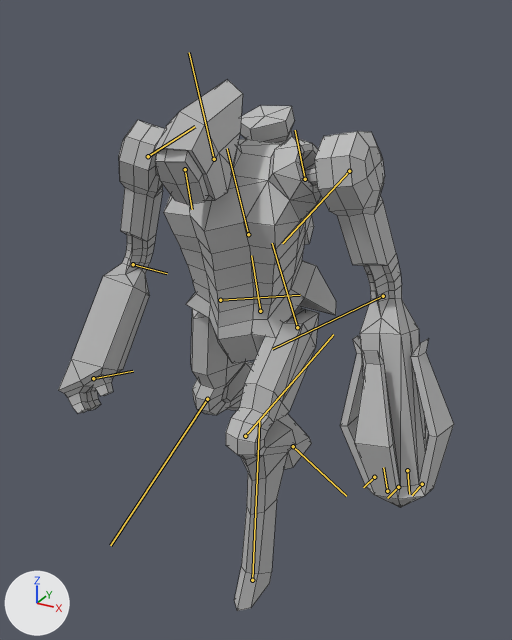
Renders of the FBX model Assets/Units/Archer/Archer.fbx from each side of a commit.
Rendered twice from a camera (50 mm lens) standing at (0.841, -1.571, 1.494) and looking at (-0.023, 0.001, 0.708). Every picture has the same lights, and +X, +Y and +Z are marked at lower left. Both versions are drawn at the pose saved in each file; the numbers are the values there. The bones that bend it are drawn over the model as lines. Mesh edges are drawn as thin lines.

The first picture shows 'Archer:Archer'.
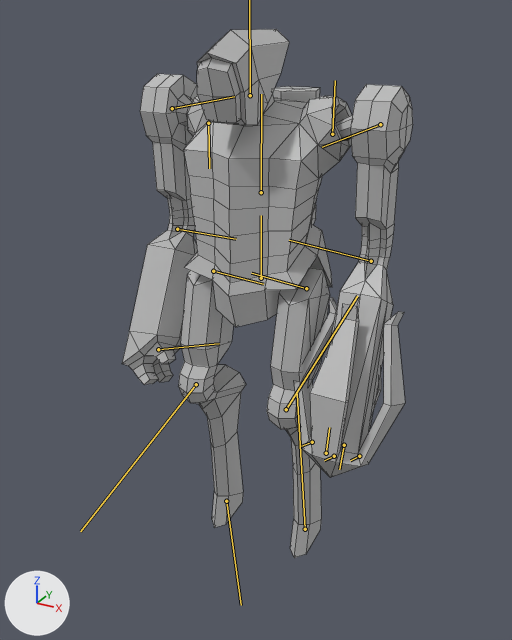
Boxes (x1, y1, x2, y2) around the edits, measured in the pictures (512 x 640 px):
'Archer:Archer', posed (26% narrower): before (58, 80, 454, 611); after (122, 29, 413, 558)
bone 'Archer:Hips_Skel', root to tip: before (260, 311) to (251, 255); after (261, 278) to (261, 215)
bone 'Archer:RightUpperLeg_Skel', root to tip: before (220, 300) to (300, 295); after (213, 271) to (263, 284)
bone 'Archer:RightLowerLeg_Skel', root to tip: before (207, 399) to (110, 545); after (196, 384) to (80, 531)
bone 'Archer:LeftUpperLeg_Skel', root to tip: before (297, 327) to (272, 243); after (306, 288) to (251, 273)
bone 'Archer:LeftLowerLeg_Skel', root to tip: before (245, 436) to (333, 334); after (286, 409) to (357, 296)
bone 'Archer:Torso_Skel', root to tip: before (248, 234) to (227, 148); after (261, 192) to (261, 94)
bone 'Archer:LeftShoulder_Skel', root to tip: before (305, 179) to (295, 130); after (332, 134) to (335, 80)
bone 'Archer:LeftUpperArm_Skel', root to tip: before (349, 171) to (282, 243); after (380, 124) to (322, 147)
bone 'Archer:RightShoulder_Skel', root to tip: before (185, 169) to (192, 209); after (208, 123) to (209, 168)
bone 'Archer:RightUpperArm_Skel', root to tip: before (148, 156) to (195, 126); after (172, 108) to (234, 96)
bone 'Archer:RightLowerArm_Skel', root to tip: before (133, 264) to (167, 273); after (177, 229) to (236, 239)

Patch to the scene script:
```diff
--- a/Assets/Units/Archer/Archer.fbx.py
+++ b/Assets/Units/Archer/Archer.fbx.py
@@ bone_archer_hips_skel @@
 bone_archer_hips_skel = bpy.data.objects['Archer:Archer_Skel'].pose.bones['Archer:Hips_Skel']
-bone_archer_hips_skel.location = (-0.6, -12.9, 0.0)
-bone_archer_hips_skel.rotation_quaternion = (0.988, 0.104, -0.115, 0.012)  # degrees (12, -13, 0)
+bone_archer_hips_skel.location = (-0.6, -3.4, 0.0)
+bone_archer_hips_skel.rotation_quaternion = (1.0, 0.0, 0.0, 0.0)  # degrees (0, 0, 0)
@@ bone_archer_rightupperleg_skel @@
 bone_archer_rightupperleg_skel = bpy.data.objects['Archer:Archer_Skel'].pose.bones['Archer:RightUpperLeg_Skel']  # child of 'Archer:Hips_Skel'
-bone_archer_rightupperleg_skel.rotation_quaternion = (0.991, -0.066, 0.043, 0.109)  # degrees (-7, 6, 12)
+bone_archer_rightupperleg_skel.rotation_quaternion = (0.992, 0.0, -0.004, 0.122)  # degrees (0, 0, 14)
@@ bone_archer_rightlowerleg_skel @@
 bone_archer_rightlowerleg_skel = bpy.data.objects['Archer:Archer_Skel'].pose.bones['Archer:RightLowerLeg_Skel']  # child of 'Archer:RightUpperLeg_Skel'
-bone_archer_rightlowerleg_skel.rotation_quaternion = (0.937, 0.0, 0.0, 0.35)  # degrees (0, 0, 41)
+bone_archer_rightlowerleg_skel.rotation_quaternion = (0.98, 0.0, 0.0, 0.197)  # degrees (0, 0, 23)
@@ bone_archer_leftupperleg_skel @@
 bone_archer_leftupperleg_skel = bpy.data.objects['Archer:Archer_Skel'].pose.bones['Archer:LeftUpperLeg_Skel']  # child of 'Archer:Hips_Skel'
-bone_archer_leftupperleg_skel.rotation_quaternion = (0.858, -0.104, 0.039, 0.501)  # degrees (-8, 10, 60)
+bone_archer_leftupperleg_skel.rotation_quaternion = (0.992, 0.0, 0.004, 0.123)  # degrees (0, 0, 14)
@@ bone_archer_leftlowerleg_skel @@
 bone_archer_leftlowerleg_skel = bpy.data.objects['Archer:Archer_Skel'].pose.bones['Archer:LeftLowerLeg_Skel']  # child of 'Archer:LeftUpperLeg_Skel'
-bone_archer_leftlowerleg_skel.rotation_quaternion = (0.914, 0.0, 0.0, 0.405)  # degrees (0, 0, 48)
+bone_archer_leftlowerleg_skel.rotation_quaternion = (0.98, 0.0, 0.0, 0.197)  # degrees (0, 0, 23)
@@ bone_archer_torso_skel @@
 bone_archer_torso_skel = bpy.data.objects['Archer:Archer_Skel'].pose.bones['Archer:Torso_Skel']  # child of 'Archer:Hips_Skel'
-bone_archer_torso_skel.rotation_quaternion = (0.994, 0.057, 0.09, -0.001)  # degrees (7, 10, 1)
+bone_archer_torso_skel.rotation_quaternion = (1.0, 0.0, 0.0, 0.0)  # degrees (0, 0, 0)
@@ bone_archer_leftshoulder_skel @@
 bone_archer_leftshoulder_skel = bpy.data.objects['Archer:Archer_Skel'].pose.bones['Archer:LeftShoulder_Skel']  # child of 'Archer:Torso_Skel'
-bone_archer_leftshoulder_skel.rotation_quaternion = (1.0, -0.008, 0.005, 0.02)  # degrees (-1, 1, 2)
+bone_archer_leftshoulder_skel.rotation_quaternion = (1.0, 0.0, 0.0, 0.0)  # degrees (0, 0, 0)
@@ bone_archer_leftupperarm_skel @@
 bone_archer_leftupperarm_skel = bpy.data.objects['Archer:Archer_Skel'].pose.bones['Archer:LeftUpperArm_Skel']  # child of 'Archer:LeftShoulder_Skel'
-bone_archer_leftupperarm_skel.location = (0.1, 0.2, 0.5)
-bone_archer_leftupperarm_skel.rotation_quaternion = (0.998, -0.026, 0.062, -0.014)  # degrees (-3, 7, -2)
+bone_archer_leftupperarm_skel.location = (0.0, 0.0, 0.0)
+bone_archer_leftupperarm_skel.rotation_quaternion = (1.0, 0.0, 0.0, 0.0)  # degrees (0, 0, 0)
@@ bone_archer_head_skel @@
 bone_archer_head_skel = bpy.data.objects['Archer:Archer_Skel'].pose.bones['Archer:Head_Skel']  # child of 'Archer:Torso_Skel'
-bone_archer_head_skel.rotation_quaternion = (0.998, -0.039, 0.043, 0.012)  # degrees (-4, 5, 1)
+bone_archer_head_skel.rotation_quaternion = (1.0, 0.0, 0.0, 0.0)  # degrees (0, 0, 0)
@@ bone_archer_rightshoulder_skel @@
 bone_archer_rightshoulder_skel = bpy.data.objects['Archer:Archer_Skel'].pose.bones['Archer:RightShoulder_Skel']  # child of 'Archer:Torso_Skel'
-bone_archer_rightshoulder_skel.rotation_quaternion = (0.998, -0.035, -0.021, 0.046)  # degrees (-4, -2, 5)
+bone_archer_rightshoulder_skel.rotation_quaternion = (1.0, 0.0, 0.0, 0.0)  # degrees (0, 0, 0)
@@ bone_archer_rightupperarm_skel @@
 bone_archer_rightupperarm_skel = bpy.data.objects['Archer:Archer_Skel'].pose.bones['Archer:RightUpperArm_Skel']  # child of 'Archer:RightShoulder_Skel'
-bone_archer_rightupperarm_skel.location = (-0.2, 0.3, -1.0)
-bone_archer_rightupperarm_skel.rotation_quaternion = (0.984, -0.092, 0.126, 0.082)  # degrees (-10, 15, 8)
+bone_archer_rightupperarm_skel.location = (0.0, 0.0, 0.0)
+bone_archer_rightupperarm_skel.rotation_quaternion = (1.0, 0.0, 0.0, 0.0)  # degrees (0, 0, 0)
@@ bone_archer_rightlowerarm_skel @@
 bone_archer_rightlowerarm_skel = bpy.data.objects['Archer:Archer_Skel'].pose.bones['Archer:RightLowerArm_Skel']  # child of 'Archer:RightUpperArm_Skel'
-bone_archer_rightlowerarm_skel.rotation_quaternion = (0.996, -0.088, 0.0, 0.0)  # degrees (-10, 0, 0)
+bone_archer_rightlowerarm_skel.rotation_quaternion = (1.0, 0.0, 0.0, 0.0)  # degrees (0, 0, 0)
```
